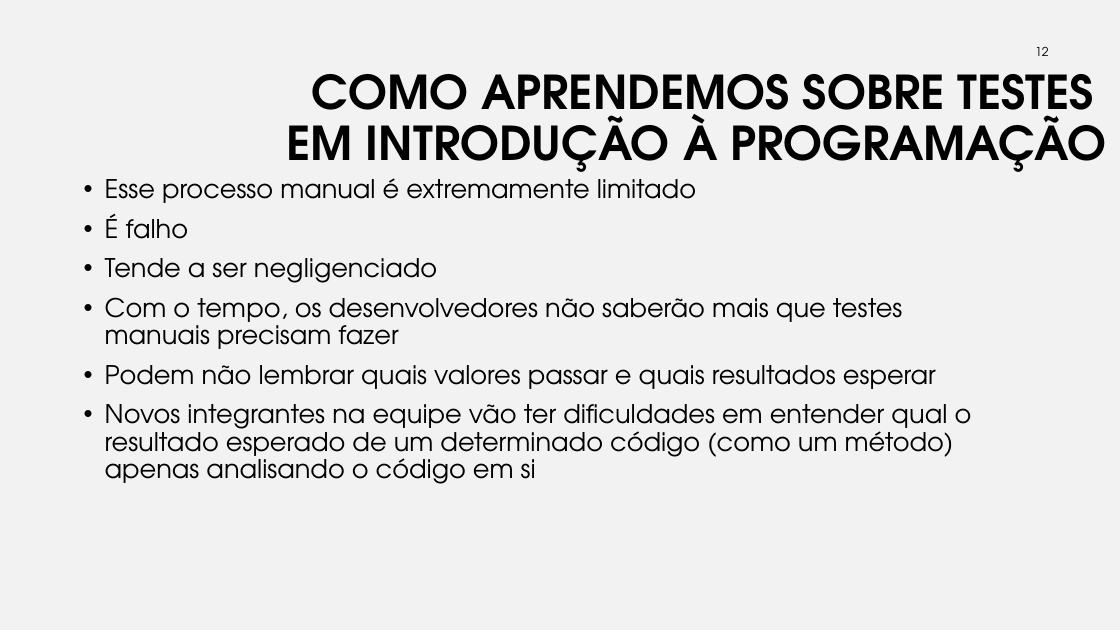
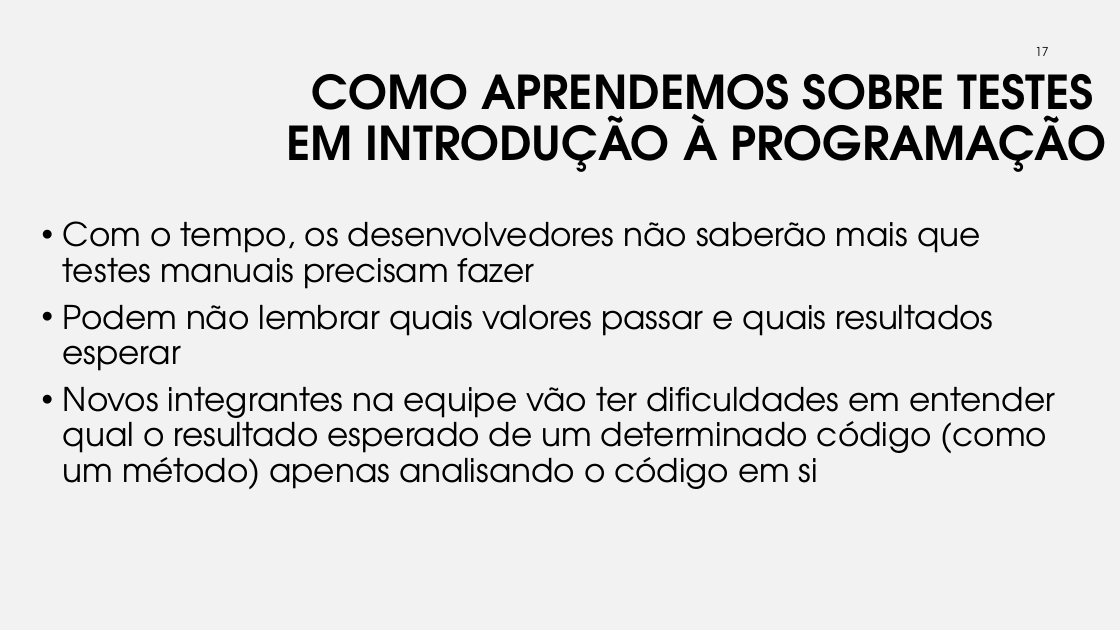
Before and after one commit to iftopalmas/testes-de-software, a slide deck: slide 17 of projects/01-introducao-tdd/tdd.pptx (slide 12 before the commit). Drawn at 1120x630 pixels with LibreOffice and Linux fonts; fonts in the diff are those of the drawing; background and template pictures are left out. Boxes give left, top, right and bottom in pixels: in the first picture for what was removed or moved away, otherwise in the second. Text is boxed around its words. In the diff, an @@ line names an element or a change of style, - is before the commit and + after.

```diff
--- a/projects/01-introducao-tdd/tdd.pptx
+++ b/projects/01-introducao-tdd/tdd.pptx
@@ page number at <box>1035,47,1049,56</box>: text changed @@
-12
+17
@@ text at <box>105,178,696,283</box>: paragraphs removed @@
-• Esse processo manual é extremamente limitado
-• É falho
-• Tende a ser negligenciado
@@ text "Com o tempo, os desenvolvedores ...": place and size @@
-text "Com o tempo, os desenvolvedores ..." at <box>105,178,972,484</box>
+text "Com o tempo, os desenvolvedores ..." at <box>63,221,1055,489</box>
@@ text "Com o tempo, os desenvolvedores ..." at <box>63,221,1055,489</box>: size 22 to 28 pt @@
```
Also in this commit, not shown: 21 other slides changed, 7 slides added, 1 other file.
